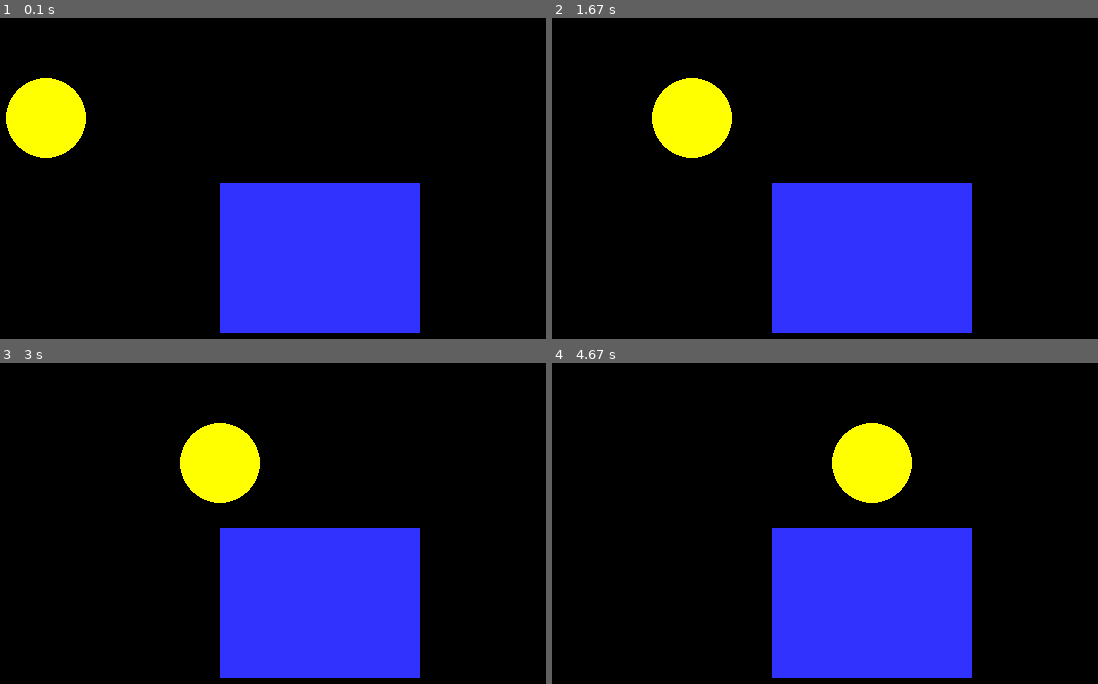
Above: before the commit, frames 1-4 (two rows, left to right).
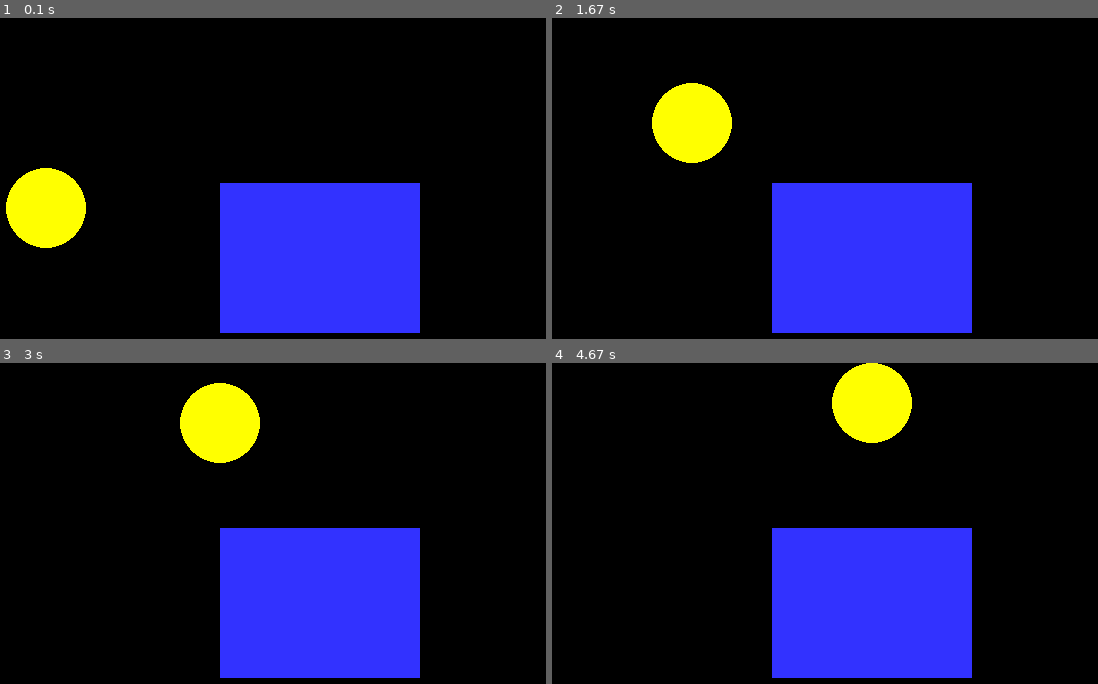
Above: after the commit, the same moments.

Repository: RowleySanchezm/Yr12ComputerScience
Game: pygame game, started from PyGame/First flipbook.py
Two runs of this game, one before a commit and one after it. Both use one fixed random seed, a clock stepped at 60 frames per second and the inputs below.
Inputs:
- Up to frame 1 (0.1 s): no input
- Up to frame 2 (1.67 s): no input
- Up to frame 3 (3 s): no input
- Up to frame 4 (4.67 s): no input

The runs differ from the first frame. In frame 1, 5.7% of the frame differs, in the area x 1-16%, y 18-72%; in frame 2, 0.5%; in frame 3, 3.5%; in frame 4, 4.9%.

Commit message:
made the circle curve

Diff:
--- a/PyGame/First flipbook.py
+++ b/PyGame/First flipbook.py
@@ -36,10 +36,13 @@
 
     # -- Game logic goes after this comment
 
-    if circle_x_pos > 640:
+    if circle_x_pos < 600:
+        circle_x_pos = circle_x_pos + 1
+        circle_y_pos = int(round((1/500)*(circle_x_pos -320)**2+40))
+    else:
         circle_x_pos = 40
-    else:
-        circle_x_pos += 1
+        circle_y_pos = 100
+
 
     # -- Screen background is BLACK
     screen.fill (BLACK)
